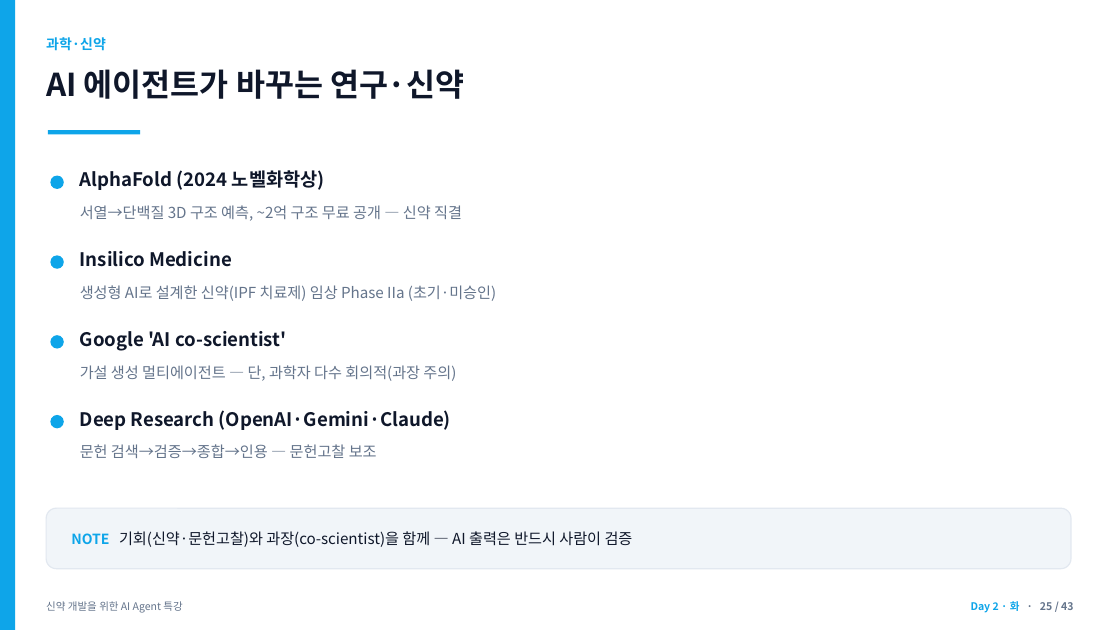
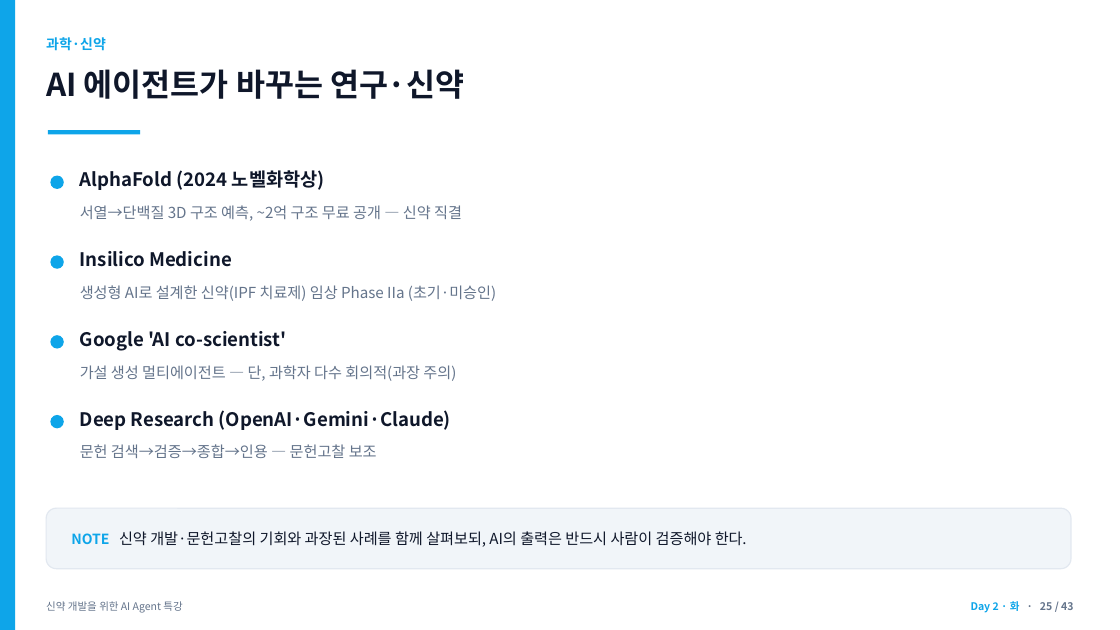
Before and after one commit to jyshin-22/wku-ai-agent-program, a slide deck: slide 25 of slides/day2.pptx. Drawn at 1120x630 pixels with LibreOffice and Linux fonts; fonts in the diff are those of the drawing. Boxes give left, top, right and bottom in pixels: in the first picture for what was removed or moved away, otherwise in the second. Text is boxed around its words. In the diff, an @@ line names an element or a change of style, - is before the commit and + after.

```diff
--- a/slides/day2.pptx
+++ b/slides/day2.pptx
@@ text at (71, 531, 747, 547): text changed @@
-NOTE 기회(신약·문헌고찰)와 과장(co-scientist)을 함께 — AI 출력은 반드시 사람이 검증
+NOTE 신약 개발·문헌고찰의 기회와 과장된 사례를 함께 살펴보되, AI의 출력은 반드시 사람이 검증해야 한다.
```
Also in this commit, not shown: 12 other slides changed, 10 other files.
